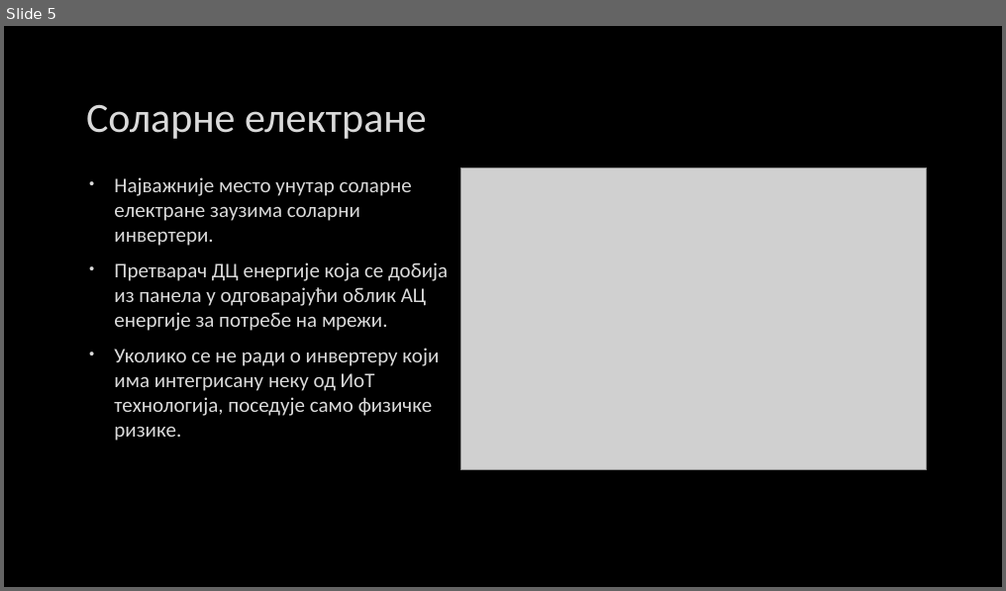
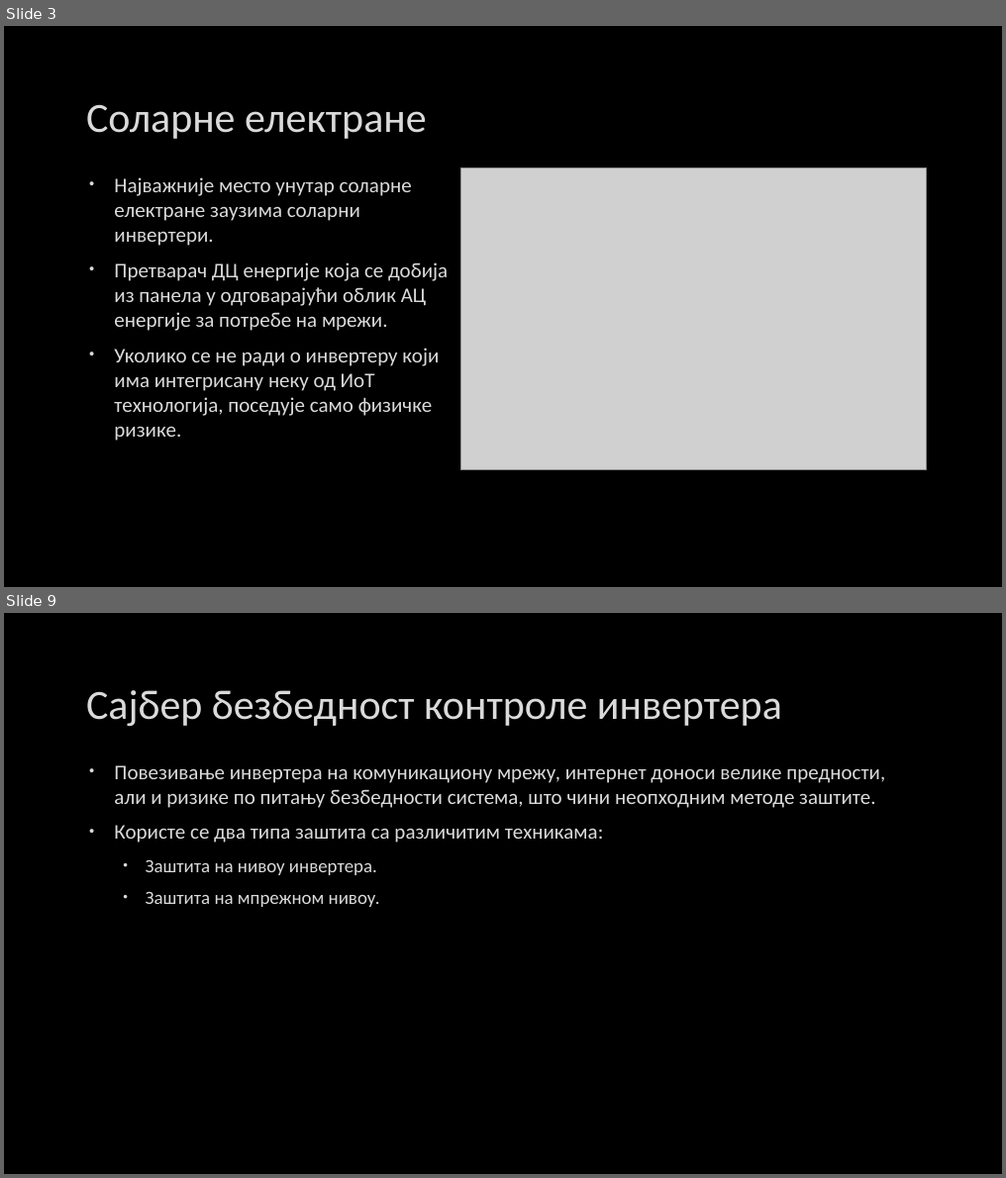
Before and after one commit to Vukasin211/Diplomski-rad, a slide deck: Сајбер безбедност соларних инвертера.pptx. Shown one above the other, each under a label of ours: slide 5 before the commit, slides 3 and 9 after it; the slides between them are not shown. The pictures are 1006x591 and 1006x1178 pixels, drawn with LibreOffice and Linux fonts; fonts in the diff are those of the drawing; grey boxes stand for pictures; background and template pictures are left out. Boxes give left, top, right and bottom in pixels: in the first picture for what was removed or moved away, otherwise in the second. Text is boxed around its words. In the diff, an @@ line names an element or a change of style, - is before the commit and + after.

```diff
--- a/Сајбер безбедност соларних инвертера.pptx
+++ b/Сајбер безбедност соларних инвертера.pptx
@@ slide 9 added at (4,613,1002,1174), background picture (left out) @@
@@ title added at (86,690,782,726), 40 pt, text #DADADA @@
+Сајбер безбедност контроле инвертера
@@ text added at (114,765,885,907), 20 pt, text #DADADA @@
+• Повезивање инвертера на комуникациону мрежу, интернет доноси велике предности, али и ризике по питању безбедности система, што чини неопходним методе заштите.
+• Користе се два типа заштита са различитим техникама:
+  • Заштита на нивоу инвертера.
+  • Заштита на мпрежном нивоу.
@@ what was slide 5 is now slide 3 @@
```
Also in this commit, not shown: 4 slides changed, 20 other slides added, 10 slides removed, 20 other files.
